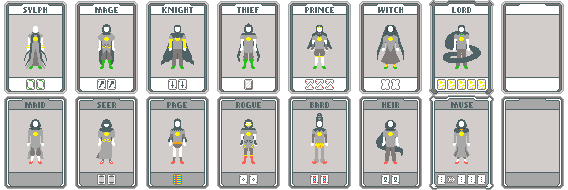
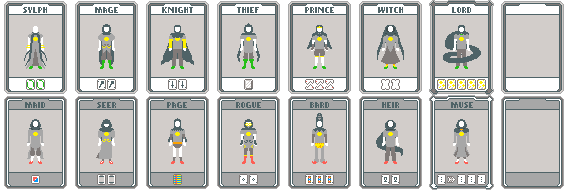
Before/after of a (568, 190) layered artwork. What changed in the layer stack:
painted on "Background" over <box>31,174,334,185</box>
